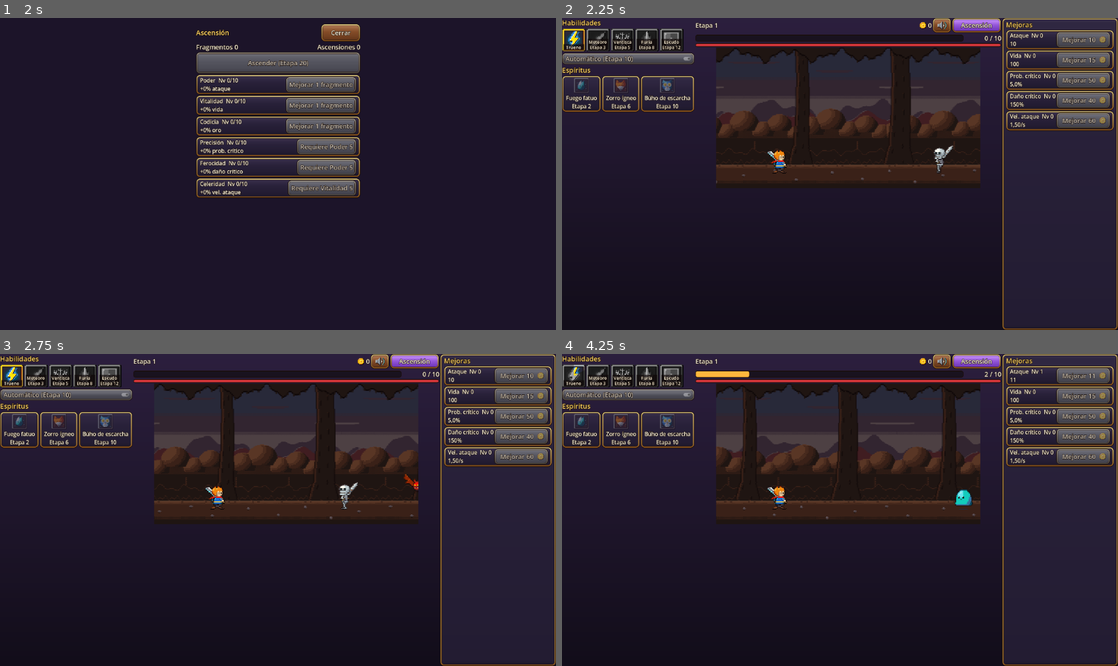
Above: before the commit, frames 1-4 (two rows, left to right).
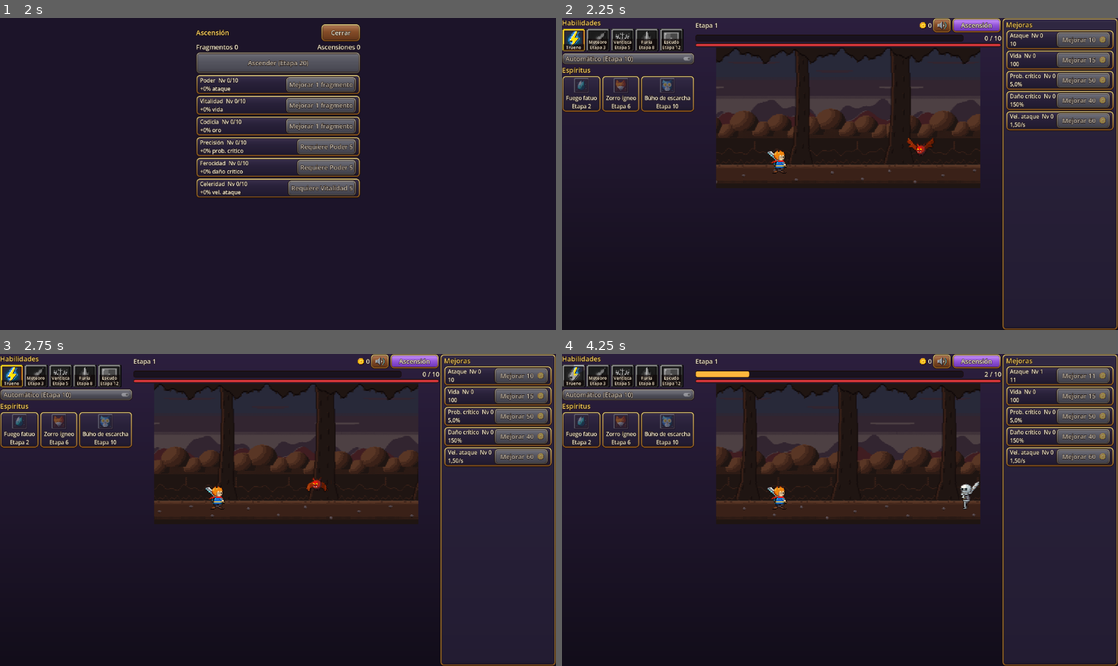
Above: after the commit, the same moments.

Repository: kevelscy/kevelscy-slayer-game
Game: Godot game, scene res://main/main.tscn
Two runs of this game, one before a commit and one after it. Both use one fixed random seed, a clock stepped at 60 frames per second and the inputs below.
Inputs (mouse positions are in pixels of both pictures, inside the frame that each line leads up to):
- Up to frame 1 (2 s): click (11, 39) at 0.5 s; click "Ascensión" at 1.25 s
- Up to frame 2 (2.25 s): click "Cerrar" at 2 s
- Up to frame 3 (2.75 s): no input
- Up to frame 4 (4.25 s): click (573, 375) at 2.75 s; click "Mejorar 10" at 3.5 s

Frame 1 is identical in both runs. In frame 2, 0.2% of the frame differs, in the area x 62-71%, y 38-50%; in frame 3, 0.3%, in the area x 55-76%, y 38-50%; in frame 4, 0.2%.

Commit message:
feat(battle): spawn random waves of six tougher, richer enemies

Diff:
--- a/client/core/session/game_session.gd
+++ b/client/core/session/game_session.gd
@@ -13,6 +13,11 @@
 const BOSS_DAMAGE_MULTIPLIER: float = 2.0
 ## Seconds between regular enemy spawns; also caps the offline kill rate.
 const SPAWN_INTERVAL_SECONDS: float = 1.2
+## Share of due regular spawns that come as a wave, and how much tougher and richer
+## each wave enemy is.
+const WAVE_CHANCE: float = 0.08
+const WAVE_HEALTH_MULTIPLIER: float = 1.25
+const WAVE_GOLD_MULTIPLIER: float = 1.25
 const OFFLINE_CAP_SECONDS: int = 8 * 3600
 const ASCEND_MIN_STAGE: int = 20
 ## Shards paid on ascending = stage - ASCEND_SHARD_OFFSET (5 at stage 20).
@@ -101,13 +106,14 @@
 	buffs.apply(skill.id, modifiers, skill.duration_seconds)
 
 
-func on_enemy_killed(was_boss: bool) -> void:
+## gold_multiplier scales a regular kill's gold, for wave enemies.
+func on_enemy_killed(was_boss: bool, gold_multiplier: float = 1.0) -> void:
 	var stage: int = progression.stage
 	if was_boss:
 		wallet.add(GOLD, balance.boss_gold_reward(stage).mul_float(talents.gold_multiplier()))
 		progression.defeat_boss()
 	else:
-		wallet.add(GOLD, balance.gold_reward(stage).mul_float(talents.gold_multiplier()))
+		wallet.add(GOLD, balance.gold_reward(stage).mul_float(talents.gold_multiplier() * gold_multiplier))
 		progression.register_kill()
 
 
--- a/client/core/spawning/spawn_scheduler.gd
+++ b/client/core/spawning/spawn_scheduler.gd
@@ -1,20 +1,26 @@
 class_name SpawnScheduler
 extends RefCounted
 ## Decides when to spawn: a queued boss first, regular enemies on an interval up to
-## a cap, and no regular enemies while the boss is alive.
+## a cap, and no regular enemies while the boss is alive. A due regular spawn turns
+## into a wave of WAVE_SIZE enemies when its roll lands under the wave chance.
 
-enum Order { NONE, REGULAR, BOSS }
+enum Order { NONE, REGULAR, BOSS, WAVE }
+
+const WAVE_SIZE: int = 6
 
 var spawn_interval: float
 var max_regular_alive: int
+## Share of due regular spawns that become a wave, from 0 to 1.
+var wave_chance: float
 
 var _timer: float = 0.0
 var _boss_queued: bool = false
 
 
-func _init(interval_seconds: float = 1.2, max_alive: int = 4) -> void:
+func _init(interval_seconds: float = 1.2, max_alive: int = 4, wave_share: float = 0.0) -> void:
 	spawn_interval = interval_seconds
 	max_regular_alive = max_alive
+	wave_chance = wave_share
 
 
 func queue_boss() -> void:
@@ -31,7 +37,8 @@
 	_timer = 0.0
 
 
-func tick(delta: float, regular_alive: int, boss_alive: bool) -> Order:
+## wave_roll is a random number in [0, 1); the default never makes a wave.
+func tick(delta: float, regular_alive: int, boss_alive: bool, wave_roll: float = 1.0) -> Order:
 	if _boss_queued:
 		_boss_queued = false
 		return Order.BOSS
@@ -41,4 +48,4 @@
 	if _timer < spawn_interval or regular_alive >= max_regular_alive:
 		return Order.NONE
 	_timer = 0.0
-	return Order.REGULAR
+	return Order.WAVE if wave_roll < wave_chance else Order.REGULAR
--- a/client/entities/enemies/enemy.gd
+++ b/client/entities/enemies/enemy.gd
@@ -14,6 +14,8 @@
 
 var definition: EnemyDefinition
 var is_boss: bool = false
+## Scales the gold this enemy pays when defeated; wave enemies pay more.
+var gold_multiplier: float = 1.0
 var is_alive: bool = false
 var damage: BigNumber = BigNumber.zero()
 ## While above zero the enemy neither walks nor attacks.
@@ -39,10 +41,11 @@
 
 func spawn(
 	enemy_definition: EnemyDefinition, max_health: BigNumber, attack_damage: BigNumber,
-	boss: bool, ground_position: Vector2
+	boss: bool, ground_position: Vector2, gold_scale: float = 1.0
 ) -> void:
 	definition = enemy_definition
 	is_boss = boss
+	gold_multiplier = gold_scale
 	is_alive = true
 	damage = attack_damage
 	position = ground_position - Vector2(0.0, definition.hover_height)
--- a/client/tests/unit/core/test_game_session.gd
+++ b/client/tests/unit/core/test_game_session.gd
@@ -16,6 +16,12 @@
 func test_regular_kill_grants_stage_gold_and_counts() -> void:
 	session.on_enemy_killed(false)
 	assert_almost_eq(_gold(), session.balance.gold_reward(1).to_float(), 1e-9)
+	assert_eq(session.progression.kills, 1)
+
+
+func test_a_wave_kill_grants_its_extra_gold_and_counts_once() -> void:
+	session.on_enemy_killed(false, GameSession.WAVE_GOLD_MULTIPLIER)
+	assert_almost_eq(_gold(), session.balance.gold_reward(1).to_float() * 1.25, 1e-9)
 	assert_eq(session.progression.kills, 1)
 
 
--- a/client/tests/unit/core/test_spawn_scheduler.gd
+++ b/client/tests/unit/core/test_spawn_scheduler.gd
@@ -28,6 +28,28 @@
 	assert_eq(scheduler.tick(10.0, 0, true), SpawnScheduler.Order.NONE)
 
 
+func test_a_due_spawn_becomes_a_wave_when_the_roll_is_under_the_chance() -> void:
+	scheduler = SpawnScheduler.new(1.0, 3, 0.1)
+	assert_eq(scheduler.tick(0.5, 0, false, 0.0), SpawnScheduler.Order.NONE, "not before the interval")
+	assert_eq(scheduler.tick(0.5, 2, false, 0.09), SpawnScheduler.Order.WAVE)
+	assert_eq(scheduler.tick(0.1, 0, false, 0.0), SpawnScheduler.Order.NONE, "the wave restarts the interval")
+
+
+func test_a_roll_at_or_over_the_chance_spawns_one_regular_enemy() -> void:
+	scheduler = SpawnScheduler.new(1.0, 3, 0.1)
+	assert_eq(scheduler.tick(1.0, 0, false, 0.1), SpawnScheduler.Order.REGULAR)
+
+
+func test_no_wave_at_capacity_or_while_the_boss_is_alive() -> void:
+	scheduler = SpawnScheduler.new(1.0, 3, 1.0)
+	assert_eq(scheduler.tick(5.0, 3, false, 0.0), SpawnScheduler.Order.NONE)
+	assert_eq(scheduler.tick(5.0, 0, true, 0.0), SpawnScheduler.Order.NONE)
+
+
+func test_without_a_wave_chance_every_due_spawn_is_regular() -> void:
+	assert_eq(scheduler.tick(1.0, 0, false, 0.0), SpawnScheduler.Order.REGULAR)
+
+
 func test_cancelled_boss_does_not_spawn() -> void:
 	scheduler.queue_boss()
 	scheduler.cancel_boss()
--- /dev/null
+++ b/client/tests/unit/world/test_battle_world_waves.gd
@@ -0,0 +1,69 @@
+extends GutTest
+## A wave drops six tougher, richer enemies into the lane at once, tight or spread.
+
+const BATTLE_WORLD: PackedScene = preload("res://world/battle_world.tscn")
+
+var world: BattleWorld
+var session: GameSession
+
+
+func before_each() -> void:
+	session = GameSession.new(StageBalance.new(), 10, 30.0)
+	world = BATTLE_WORLD.instantiate()
+	add_child_autofree(world)
+	world.start(session)
+
+
+func _alive() -> Array[Enemy]:
+	var enemies: Array[Enemy] = []
+	for node: Node in world.enemy_pool.active_nodes():
+		if (node as Enemy).is_alive:
+			enemies.append(node as Enemy)
+	return enemies
+
+
+func test_the_world_rolls_waves_with_the_session_chance() -> void:
+	assert_eq(world.scheduler.wave_chance, GameSession.WAVE_CHANCE)
+	assert_gt(GameSession.WAVE_CHANCE, 0.0)
+
+
+func test_a_wave_spawns_six_enemies_behind_the_spawn_point() -> void:
+	world._spawn_wave()
+	var enemies: Array[Enemy] = _alive()
+	assert_eq(enemies.size(), SpawnScheduler.WAVE_SIZE)
+	assert_eq(SpawnScheduler.WAVE_SIZE, 6)
+	var xs: Array[float] = []
+	for enemy: Enemy in enemies:
+		assert_gte(enemy.position.x, BattleWorld.SPAWN_X)
+		assert_false(enemy.is_boss)
+		xs.append(enemy.position.x)
+	xs.sort()
+	for index: int in range(1, xs.size()):
+		assert_gte(xs[index] - xs[index - 1], BattleWorld.WAVE_TIGHT_GAP, "never stacked on one spot")
+
+
+func test_wave_enemies_have_a_quarter_more_health_and_gold() -> void:
+	world._spawn_wave()
+	for enemy: Enemy in _alive():
+		var expected: BigNumber = session.enemy_health(false).mul_float(
+			enemy.definition.health_multiplier * 1.25
+		)
+		assert_true(enemy.health.max_health.is_equal_approx(expected))
+		assert_eq(enemy.gold_multiplier, 1.25)
+
+
+func test_killing_a_wave_enemy_pays_the_wave_gold() -> void:
+	world._spawn_wave()
+	var enemy: Enemy = _alive()[0]
+	enemy.health.take_damage(DamageResult.new(BigNumber.from_float(1e30), false))
+	var gold: float = session.wallet.get_amount(GameSession.GOLD).to_float()
+	assert_almost_eq(gold, session.balance.gold_reward(1).to_float() * 1.25, 1e-6)
+
+
+func test_a_regular_enemy_keeps_plain_health_and_gold() -> void:
+	world._spawn(world.roster.regular_enemies[0], false)
+	var enemy: Enemy = _alive()[0]
+	assert_eq(enemy.gold_multiplier, 1.0)
+	enemy.health.take_damage(DamageResult.new(BigNumber.from_float(1e30), false))
+	var gold: float = session.wallet.get_amount(GameSession.GOLD).to_float()
+	assert_almost_eq(gold, session.balance.gold_reward(1).to_float(), 1e-6)
--- a/client/world/battle_world.gd
+++ b/client/world/battle_world.gd
@@ -8,6 +8,11 @@
 const SPAWN_X: float = 400.0
 const RUN_SPEED: float = 60.0
 const ENEMY_SPACING: float = 4.0
+## Gap between wave enemies as they spawn: a tight wave packs them, a spread one
+## scatters them at random gaps in the spread range.
+const WAVE_TIGHT_GAP: float = 20.0
+const WAVE_SPREAD_GAP_MIN: float = 36.0
+const WAVE_SPREAD_GAP_MAX: float = 80.0
 const LAYER_SPEED_FACTORS: Array[float] = [0.1, 0.3, 0.6, 1.0]
 const BUFF_TINT: Color = Color(1.4, 0.75, 0.7)
 ## Gap between an enemy's head and the bottom of its damage number.
@@ -19,7 +24,9 @@
 @export var roster: EnemyRoster
 
 var session: GameSession
-var scheduler: SpawnScheduler = SpawnScheduler.new(GameSession.SPAWN_INTERVAL_SECONDS, 4)
+var scheduler: SpawnScheduler = SpawnScheduler.new(
+	GameSession.SPAWN_INTERVAL_SECONDS, 4, GameSession.WAVE_CHANCE
+)
 var rng: RandomNumberGenerator = RandomNumberGenerator.new()
 
 var effects: AbilityEffects = AbilityEffects.new()
@@ -151,14 +158,28 @@
 func _spawn_if_due(delta: float, enemies: Array[Enemy]) -> void:
 	var boss_alive: bool = enemies.any(func(enemy: Enemy) -> bool: return enemy.is_boss)
 	var regular_alive: int = enemies.size() - (1 if boss_alive else 0)
-	match scheduler.tick(delta, regular_alive, boss_alive):
+	match scheduler.tick(delta, regular_alive, boss_alive, rng.randf()):
 		SpawnScheduler.Order.REGULAR:
 			_spawn(roster.pick_regular(rng), false)
+		SpawnScheduler.Order.WAVE:
+			_spawn_wave()
 		SpawnScheduler.Order.BOSS:
 			_spawn(roster.boss, true)
 
 
-func _spawn(definition: EnemyDefinition, is_boss: bool) -> void:
+## WAVE_SIZE tougher, richer regular enemies lined up behind the spawn point.
+func _spawn_wave() -> void:
+	var tight: bool = rng.randf() < 0.5
+	var x: float = SPAWN_X
+	for index: int in SpawnScheduler.WAVE_SIZE:
+		_spawn(roster.pick_regular(rng), false, x, GameSession.WAVE_HEALTH_MULTIPLIER, GameSession.WAVE_GOLD_MULTIPLIER)
+		x += WAVE_TIGHT_GAP if tight else rng.randf_range(WAVE_SPREAD_GAP_MIN, WAVE_SPREAD_GAP_MAX)
+
+
+func _spawn(
+	definition: EnemyDefinition, is_boss: bool, x: float = SPAWN_X,
+	health_scale: float = 1.0, gold_scale: float = 1.0
+) -> void:
 	var enemy: Enemy = enemy_pool.acquire() as Enemy
 	if not enemy.defeated.is_connected(_on_enemy_defeated):
 		enemy.defeated.connect(_on_enemy_defeated)
@@ -166,10 +187,11 @@
 		enemy.health.damaged.connect(_show_damage_number.bind(enemy))
 	enemy.spawn(
 		definition,
-		session.enemy_health(is_boss).mul_float(definition.health_multiplier),
+		session.enemy_health(is_boss).mul_float(definition.health_multiplier * health_scale),
 		session.enemy_damage(is_boss).mul_float(definition.damage_multiplier),
 		is_boss,
-		Vector2(SPAWN_X, GROUND_Y)
+		Vector2(x, GROUND_Y),
+		gold_scale
 	)
 
 
@@ -218,7 +240,7 @@
 
 
 func _on_enemy_defeated(enemy: Enemy) -> void:
-	session.on_enemy_killed(enemy.is_boss)
+	session.on_enemy_killed(enemy.is_boss, enemy.gold_multiplier)
 	EventBus.enemy_killed.emit(enemy.is_boss)
 
 
